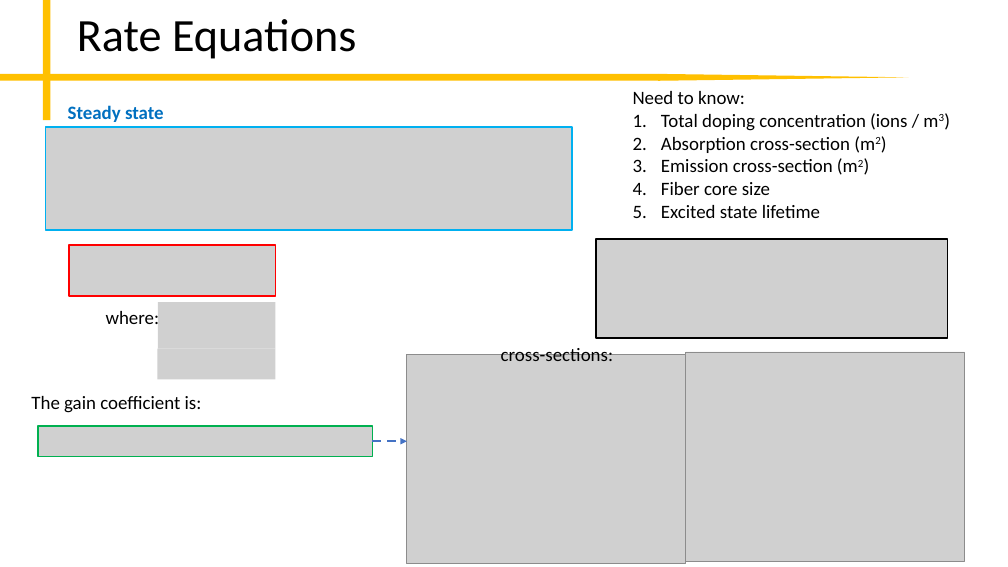
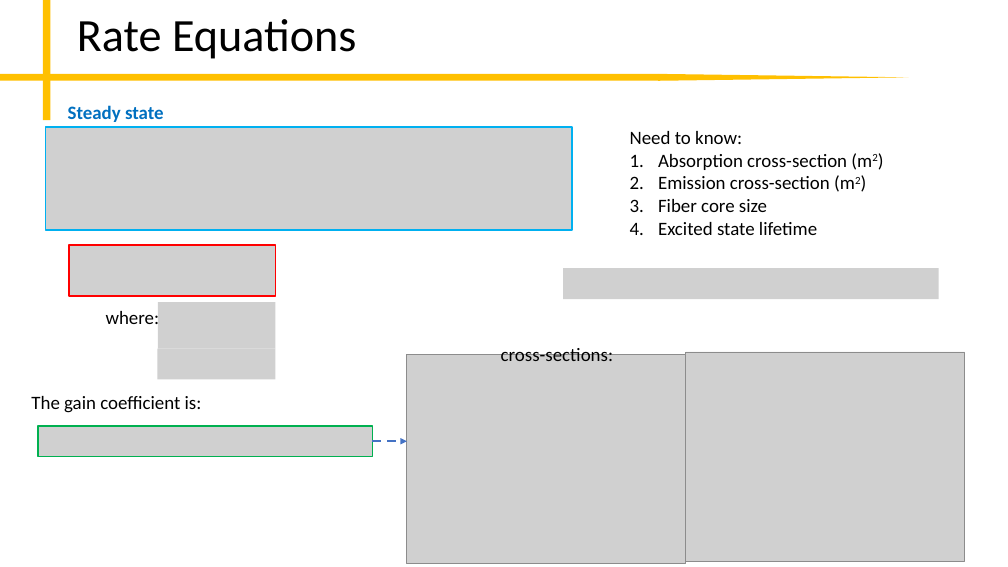
Before and after one commit to peter-chang62/Laser-Design-Scripts, a slide deck: slide 2 of memo.pptx. Drawn at 1008x567 pixels with LibreOffice and Linux fonts; fonts in the diff are those of the drawing; grey boxes stand for pictures. Boxes give left, top, right and bottom in pixels: in the first picture for what was removed or moved away, otherwise in the second. Text is boxed around its words. In the diff, an @@ line names an element or a change of style, - is before the commit and + after.

```diff
--- a/memo.pptx
+++ b/memo.pptx
@@ text at (661, 113, 907, 131): paragraph removed @@
-1. Total doping concentration (ions / m3)
@@ text "Need to know:": place and size @@
-text "Need to know:" at (633, 91, 907, 218)
+text "Need to know:" at (630, 131, 847, 235)
@@ picture removed at (596, 239, 948, 338) @@
@@ picture added at (563, 268, 939, 299) @@
```
Also in this commit, not shown: 2 slides added, 9 other files.
